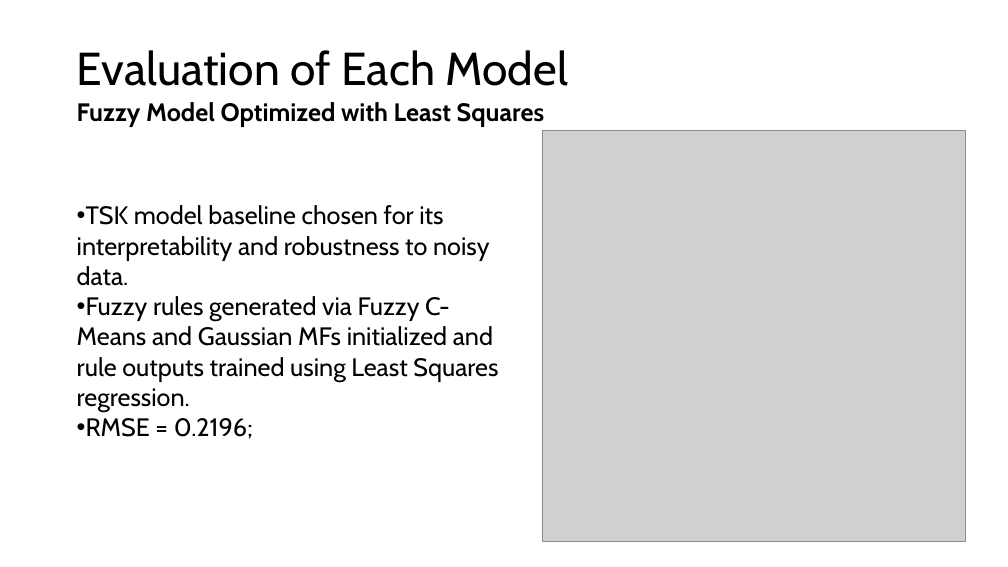
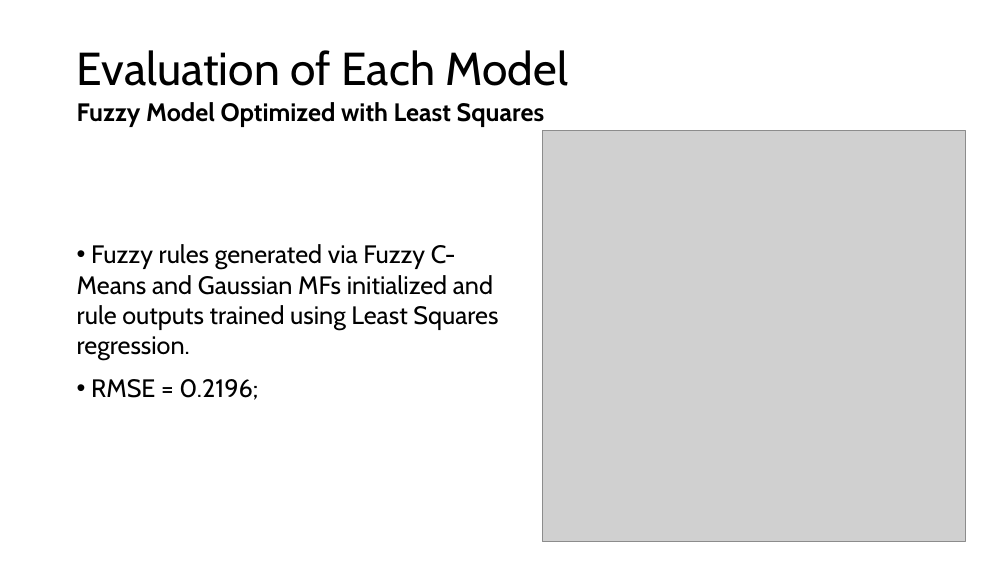
Before and after one commit to Afonso-Duarte/Intelligent-Systems-Project, a slide deck: slide 8 of Project/Presentation.pptx (slide 7 before the commit). Drawn at 1008x567 pixels with LibreOffice and Linux fonts; fonts in the diff are those of the drawing; grey boxes stand for pictures. Boxes give left, top, right and bottom in pixels: in the first picture for what was removed or moved away, otherwise in the second. Text is boxed around its words. In the diff, an @@ line names an element or a change of style, - is before the commit and + after.

```diff
--- a/Project/Presentation.pptx
+++ b/Project/Presentation.pptx
@@ text at box(77, 205, 489, 286): paragraph removed @@
-• TSK model baseline chosen for its interpretability and robustness to noisy data.
@@ text "Fuzzy rules generated via Fuzzy ...": place and size @@
-text "Fuzzy rules generated via Fuzzy ..." at box(77, 205, 498, 439)
+text "Fuzzy rules generated via Fuzzy ..." at box(77, 244, 498, 400)
@@ text "Fuzzy rules generated via Fuzzy ..." at box(77, 244, 498, 400): more space between paragraphs @@
```
Also in this commit, not shown: 10 other slides changed.
